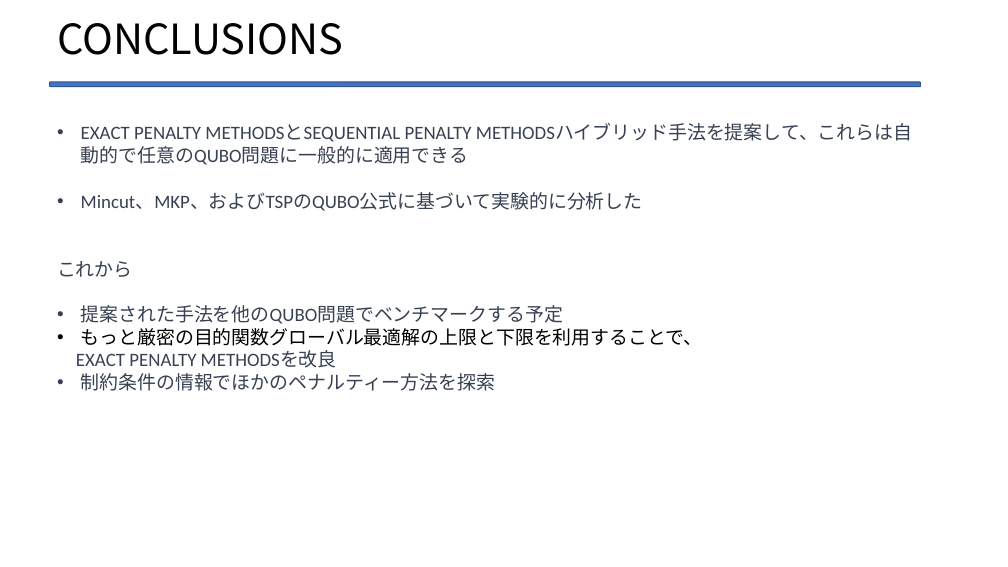
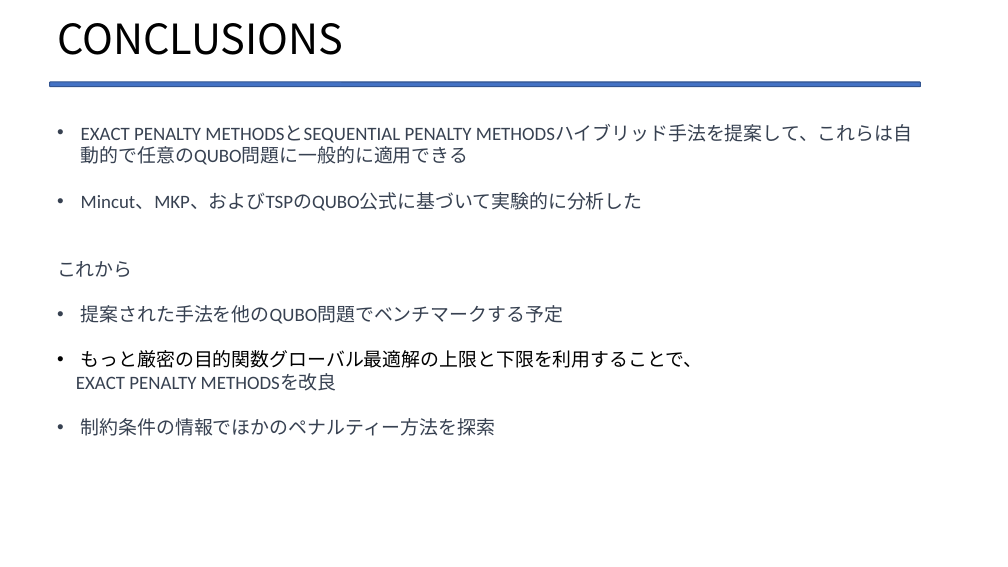
Before and after one commit to Legolas9999/zemi, a slide deck: slide 48 of lcj_ron_zemi2.pptx. Drawn at 1008x567 pixels with LibreOffice and Linux fonts; fonts in the diff are those of the drawing. Boxes give left, top, right and bottom in pixels: in the first picture for what was removed or moved away, otherwise in the second. Text is boxed around its words. In the diff, an @@ line names an element or a change of style, - is before the commit and + after.

```diff
--- a/lcj_ron_zemi2.pptx
+++ b/lcj_ron_zemi2.pptx
@@ text "EXACT PENALTY METHODSとSEQUENTIAL PENALTY METHODSハイブリッド手法を提案し ..." rewrapped from bbox=[57, 124, 913, 391] to bbox=[57, 124, 913, 436] @@
```
